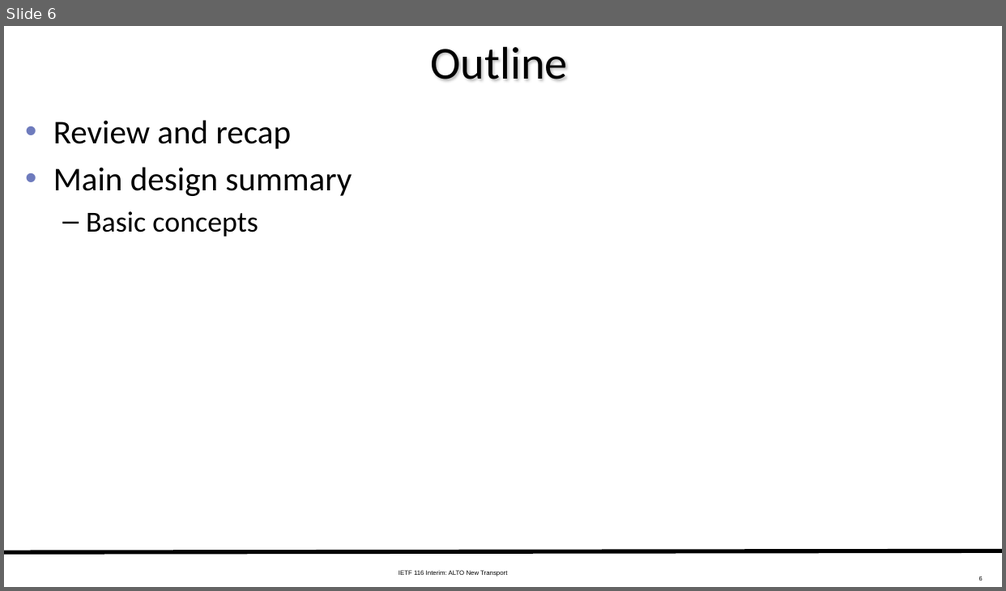
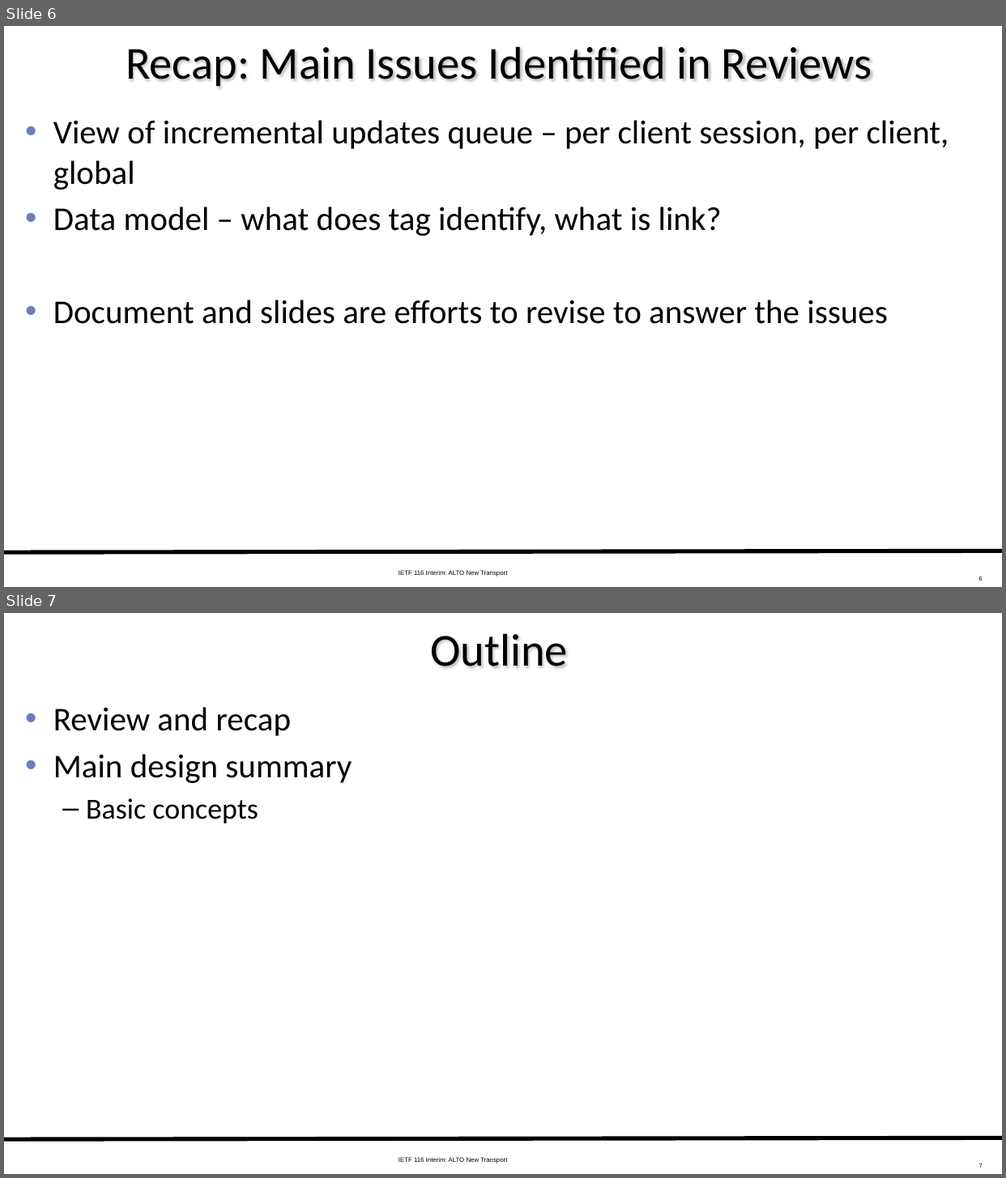
Before and after one commit to ietf-wg-alto/wg-materials, a slide deck: meetings-ietf/ietf-116-interim/slides-116-interim-alto-transport.pptx. Shown one above the other, each under a label of ours: slide 6 before the commit, slides 6 and 7 after it. The pictures are 1006x591 and 1006x1178 pixels, drawn with LibreOffice and Linux fonts; fonts in the diff are those of the drawing. Boxes give left, top, right and bottom in pixels: in the first picture for what was removed or moved away, otherwise in the second. Text is boxed around its words. In the diff, an @@ line names an element or a change of style, - is before the commit and + after.

Commit message:
update to make clear the questions from reviews and add cross-ref (Kai)

```diff
--- a/meetings-ietf/ietf-116-interim/slides-116-interim-alto-transport.pptx
+++ b/meetings-ietf/ietf-116-interim/slides-116-interim-alto-transport.pptx
@@ slide 6 added at (4, 26, 1002, 587), background #FFFFFF; not listed: 3 template elements that a slide beside it also shows @@
@@ title added at (126, 46, 872, 88), 44 pt, text #000000 @@
+Recap: Main Issues Identified in Reviews
@@ text added at (53, 120, 949, 324), 32 pt, text #000000 @@
+• View of incremental updates queue – per client session, per client, global
+• Data model – what does tag identify, what is link?
+• Document and slides are efforts to revise to answer the issues
@@ what was slide 6 is now slide 7 @@
@@ page number at (979, 1164, 982, 1168): text changed @@
-6
+7
```
Also in this commit, not shown: 13 slides changed, 1 other slide added.
